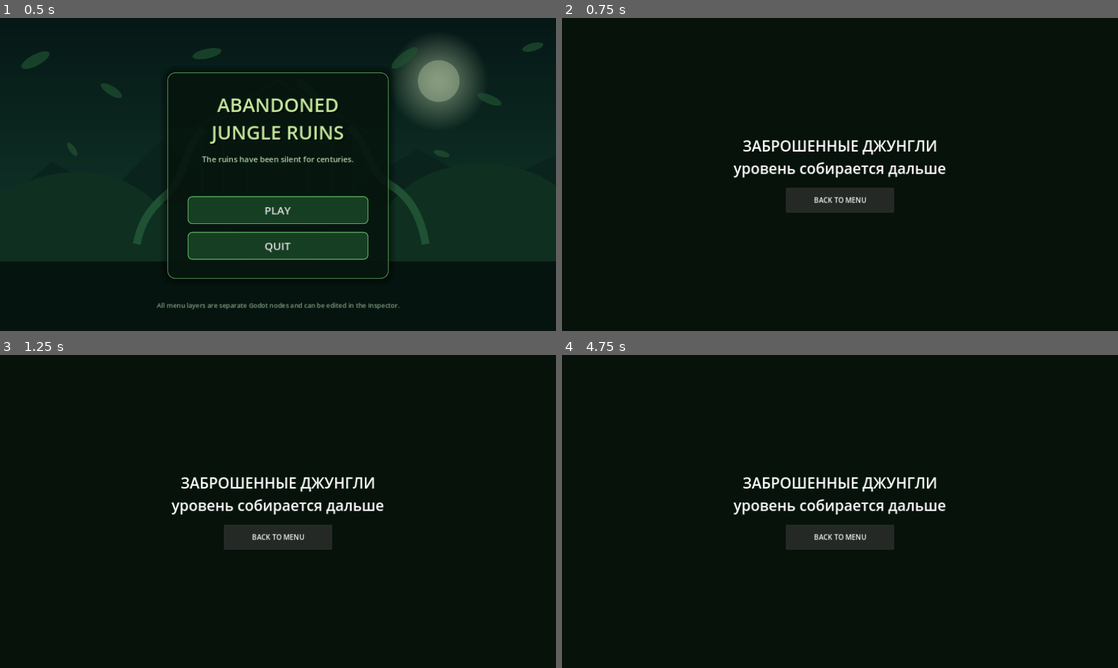
Above: before the commit, frames 1-4 (two rows, left to right).
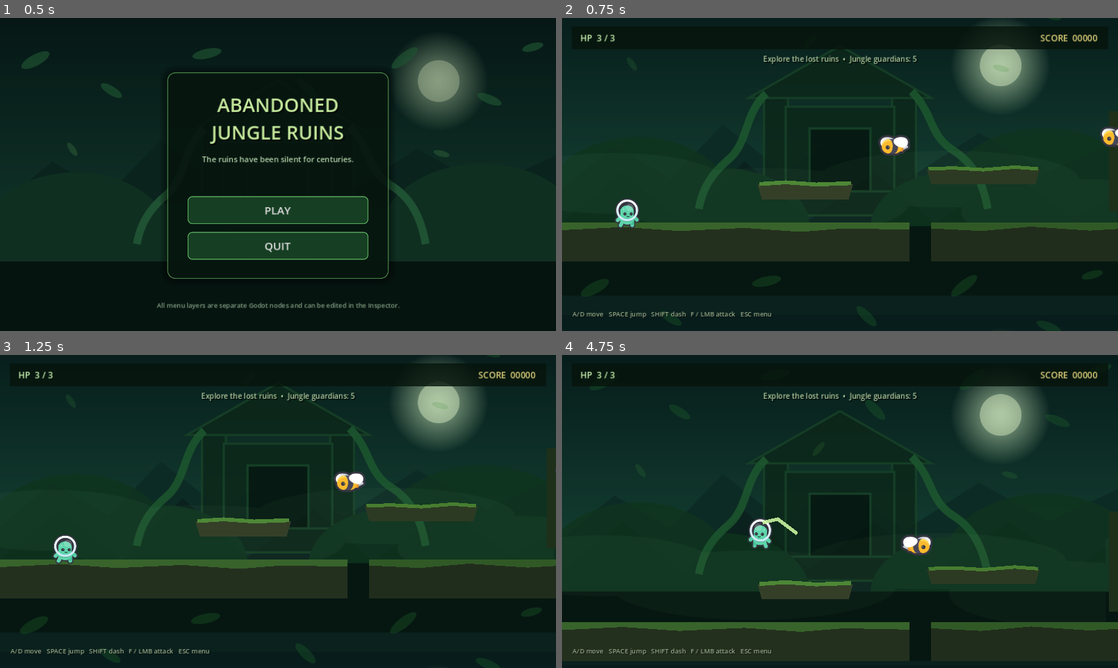
Above: after the commit, the same moments.

Repository: PlanBan/PlanBan
Game: Godot game, scene res://scenes/menu/MainMenu.tscn
Same seed, same stepped clock (60 frames per second), same inputs: the game is played once before the commit and once after it.
Inputs (mouse positions are in pixels of both pictures, inside the frame that each line leads up to):
- Up to frame 1 (0.5 s): no input
- Up to frame 2 (0.75 s): click "PLAY" at 0.5 s
- Up to frame 3 (1.25 s): no input
- Up to frame 4 (4.75 s): click (840, 536) at 1.25 s, where only the run before the commit has a clickable "BACK TO MENU"; click (840, 545) at 2 s, where only the run before the commit has a clickable "PLAY"; hold D (move_right) 2.78-4.28 s; tap F (attack) at 2.85, 4.55 s; tap Space (jump) at 3.02, 3.32, 3.77, 3.8, 4.07, 4.35 s; tap Shift (dash) at 3.05, 3.6 s; hold A (move_left) from 4.28 s (still down)

Frame 1 is identical in both runs. In frame 2, 55% of the frame differs, in the area x 0-100%, y 0-100%; in frame 3, 55%; in frame 4, 62%, in the area x 0-100%, y 2-98%.

Commit message:
Replace placeholder with editable jungle ruins level

Diff:
--- a/AbandonedJungleGame/game/scenes/levels/JungleLevel.tscn
+++ b/AbandonedJungleGame/game/scenes/levels/JungleLevel.tscn
@@ -1,41 +1,389 @@
-[gd_scene load_steps=2 format=3]
-
-[ext_resource type="Script" path="res://scripts/placeholder_level.gd" id="1"]
-
-[node name="JungleLevel" type="Control"]
+[gd_scene load_steps=17 format=3]
+
+[ext_resource type="Script" path="res://scripts/jungle_level.gd" id="1_level"]
+[ext_resource type="PackedScene" path="res://scenes/player/Player.tscn" id="2_player"]
+[ext_resource type="PackedScene" path="res://scenes/enemies/BeeEnemy.tscn" id="3_bee"]
+[ext_resource type="Texture2D" path="res://assets/environment/menu_jungle_far.svg" id="4_far"]
+[ext_resource type="Texture2D" path="res://assets/environment/menu_ruins_mid.svg" id="5_ruins"]
+[ext_resource type="Texture2D" path="res://assets/environment/menu_mist.svg" id="6_mist"]
+[ext_resource type="Texture2D" path="res://assets/environment/menu_leaves.svg" id="7_leaves"]
+
+[sub_resource type="RectangleShape2D" id="Ground800"]
+size = Vector2(800, 90)
+[sub_resource type="RectangleShape2D" id="Ground650"]
+size = Vector2(650, 90)
+[sub_resource type="RectangleShape2D" id="Ground500"]
+size = Vector2(500, 90)
+[sub_resource type="RectangleShape2D" id="Ground550"]
+size = Vector2(550, 90)
+[sub_resource type="RectangleShape2D" id="Ground950"]
+size = Vector2(950, 90)
+[sub_resource type="RectangleShape2D" id="Platform220"]
+size = Vector2(220, 34)
+[sub_resource type="RectangleShape2D" id="Platform260"]
+size = Vector2(260, 34)
+[sub_resource type="RectangleShape2D" id="Platform300"]
+size = Vector2(300, 34)
+[sub_resource type="RectangleShape2D" id="PillarShape"]
+size = Vector2(76, 150)
+
+[node name="JungleLevel" type="Node2D"]
+script = ExtResource("1_level")
+
+[node name="WorldBackground" type="Node2D" parent="."]
+z_index = -20
+
+[node name="Far" type="Parallax2D" parent="WorldBackground"]
+repeat_size = Vector2(1280, 720)
+scroll_scale = Vector2(0.2, 0.2)
+
+[node name="Image" type="Sprite2D" parent="WorldBackground/Far"]
+texture = ExtResource("4_far")
+position = Vector2(640, 360)
+
+[node name="Ruins" type="Parallax2D" parent="WorldBackground"]
+repeat_size = Vector2(1280, 720)
+scroll_scale = Vector2(0.45, 0.45)
+
+[node name="Image" type="Sprite2D" parent="WorldBackground/Ruins"]
+texture = ExtResource("5_ruins")
+position = Vector2(640, 360)
+modulate = Color(0.75, 0.88, 0.72, 0.8)
+
+[node name="Mist" type="Parallax2D" parent="WorldBackground"]
+repeat_size = Vector2(1280, 720)
+scroll_scale = Vector2(0.72, 0.72)
+autoscroll = Vector2(-7, 0)
+
+[node name="Image" type="Sprite2D" parent="WorldBackground/Mist"]
+texture = ExtResource("6_mist")
+position = Vector2(640, 360)
+modulate = Color(0.72, 0.9, 0.76, 0.48)
+
+[node name="TempleSilhouettes" type="Node2D" parent="."]
+z_index = -4
+
+[node name="BrokenTemple" type="Polygon2D" parent="TempleSilhouettes"]
+polygon = PackedVector2Array(1260, 625, 1260, 395, 1320, 395, 1320, 330, 1385, 330, 1385, 395, 1450, 395, 1450, 625)
+color = Color(0.12, 0.19, 0.105, 1)
+
+[node name="ArchLeft" type="Polygon2D" parent="TempleSilhouettes"]
+polygon = PackedVector2Array(2130, 625, 2130, 420, 2205, 370, 2280, 420, 2280, 625, 2240, 625, 2240, 445, 2205, 420, 2170, 445, 2170, 625)
+color = Color(0.105, 0.17, 0.09, 1)
+
+[node name="DeepPillarA" type="Polygon2D" parent="TempleSilhouettes"]
+polygon = PackedVector2Array(2860, 625, 2860, 335, 2940, 335, 2940, 625)
+color = Color(0.09, 0.15, 0.08, 1)
+
+[node name="DeepPillarB" type="Polygon2D" parent="TempleSilhouettes"]
+polygon = PackedVector2Array(3020, 625, 3020, 410, 3100, 410, 3100, 625)
+color = Color(0.09, 0.15, 0.08, 1)
+
+[node name="Terrain" type="Node2D" parent="."]
+
+[node name="Ground01" type="StaticBody2D" parent="Terrain"]
+position = Vector2(400, 695)
+[node name="CollisionShape2D" type="CollisionShape2D" parent="Terrain/Ground01"]
+shape = SubResource("Ground800")
+[node name="Stone" type="Polygon2D" parent="Terrain/Ground01"]
+polygon = PackedVector2Array(-400, -45, 400, -45, 400, 45, -400, 45)
+color = Color(0.145, 0.19, 0.12, 1)
+[node name="Moss" type="Polygon2D" parent="Terrain/Ground01"]
+polygon = PackedVector2Array(-400, -45, 400, -45, 400, -28, 250, -31, 150, -23, 20, -32, -130, -25, -260, -34, -400, -27)
+color = Color(0.22, 0.39, 0.17, 1)
+
+[node name="Ground02" type="StaticBody2D" parent="Terrain"]
+position = Vector2(1175, 695)
+[node name="CollisionShape2D" type="CollisionShape2D" parent="Terrain/Ground02"]
+shape = SubResource("Ground650")
+[node name="Stone" type="Polygon2D" parent="Terrain/Ground02"]
+polygon = PackedVector2Array(-325, -45, 325, -45, 325, 45, -325, 45)
+color = Color(0.13, 0.18, 0.11, 1)
+[node name="Moss" type="Polygon2D" parent="Terrain/Ground02"]
+polygon = PackedVector2Array(-325, -45, 325, -45, 325, -28, 160, -33, 40, -26, -95, -35, -210, -25, -325, -31)
+color = Color(0.19, 0.35, 0.15, 1)
+
+[node name="Ground03" type="StaticBody2D" parent="Terrain"]
+position = Vector2(1800, 695)
+[node name="CollisionShape2D" type="CollisionShape2D" parent="Terrain/Ground03"]
+shape = SubResource("Ground500")
+[node name="Stone" type="Polygon2D" parent="Terrain/Ground03"]
+polygon = PackedVector2Array(-250, -45, 250, -45, 250, 45, -250, 45)
+color = Color(0.155, 0.2, 0.125, 1)
+[node name="Moss" type="Polygon2D" parent="Terrain/Ground03"]
+polygon = PackedVector2Array(-250, -45, 250, -45, 250, -28, 115, -33, 0, -24, -125, -35, -250, -28)
+color = Color(0.24, 0.41, 0.18, 1)
+
+[node name="Ground04" type="StaticBody2D" parent="Terrain"]
+position = Vector2(2375, 695)
+[node name="CollisionShape2D" type="CollisionShape2D" parent="Terrain/Ground04"]
+shape = SubResource("Ground550")
+[node name="Stone" type="Polygon2D" parent="Terrain/Ground04"]
+polygon = PackedVector2Array(-275, -45, 275, -45, 275, 45, -275, 45)
+color = Color(0.13, 0.175, 0.105, 1)
+[node name="Moss" type="Polygon2D" parent="Terrain/Ground04"]
+polygon = PackedVector2Array(-275, -45, 275, -45, 275, -30, 135, -35, -5, -26, -140, -34, -275, -28)
+color = Color(0.18, 0.34, 0.14, 1)
+
+[node name="Ground05" type="StaticBody2D" parent="Terrain"]
+position = Vector2(3125, 695)
+[node name="CollisionShape2D" type="CollisionShape2D" parent="Terrain/Ground05"]
+shape = SubResource("Ground950")
+[node name="Stone" type="Polygon2D" parent="Terrain/Ground05"]
+polygon = PackedVector2Array(-475, -45, 475, -45, 475, 45, -475, 45)
+color = Color(0.145, 0.19, 0.115, 1)
+[node name="Moss" type="Polygon2D" parent="Terrain/Ground05"]
+polygon = PackedVector2Array(-475, -45, 475, -45, 475, -27, 300, -33, 120, -24, -40, -35, -210, -25, -350, -34, -475, -27)
+color = Color(0.21, 0.38, 0.16, 1)
+
+[node name="PlatformA" type="StaticBody2D" parent="Terrain"]
+position = Vector2(560, 580)
+[node name="CollisionShape2D" type="CollisionShape2D" parent="Terrain/PlatformA"]
+shape = SubResource("Platform220")
+[node name="Stone" type="Polygon2D" parent="Terrain/PlatformA"]
+polygon = PackedVector2Array(-110, -17, 110, -17, 100, 17, -100, 17)
+color = Color(0.21, 0.25, 0.16, 1)
+[node name="Moss" type="Line2D" parent="Terrain/PlatformA"]
+points = PackedVector2Array(-106, -18, -45, -22, 25, -17, 105, -20)
+width = 9.0
+default_color = Color(0.3, 0.53, 0.21, 1)
+
+[node name="PlatformB" type="StaticBody2D" parent="Terrain"]
+position = Vector2(970, 545)
+[node name="CollisionShape2D" type="CollisionShape2D" parent="Terrain/PlatformB"]
+shape = SubResource("Platform260")
+[node name="Stone" type="Polygon2D" parent="Terrain/PlatformB"]
+polygon = PackedVector2Array(-130, -17, 130, -17, 120, 17, -120, 17)
+color = Color(0.18, 0.23, 0.14, 1)
+[node name="Moss" type="Line2D" parent="Terrain/PlatformB"]
+points = PackedVector2Array(-126, -18, -70, -20, 0, -16, 72, -22, 126, -18)
+width = 8.0
+default_color = Color(0.28, 0.49, 0.19, 1)
+
+[node name="PlatformC" type="StaticBody2D" parent="Terrain"]
+position = Vector2(1400, 575)
+[node name="CollisionShape2D" type="CollisionShape2D" parent="Terrain/PlatformC"]
+shape = SubResource("Platform220")
+[node name="Stone" type="Polygon2D" parent="Terrain/PlatformC"]
+polygon = PackedVector2Array(-110, -17, 110, -17, 100, 17, -100, 17)
+color = Color(0.2, 0.24, 0.15, 1)
+[node name="Moss" type="Line2D" parent="Terrain/PlatformC"]
+points = PackedVector2Array(-106, -18, -30, -21, 35, -16, 106, -20)
+width = 9.0
+default_color = Color(0.27, 0.48, 0.19, 1)
+
+[node name="PlatformD" type="StaticBody2D" parent="Terrain"]
+position = Vector2(1780, 535)
+[node name="CollisionShape2D" type="CollisionShape2D" parent="Terrain/PlatformD"]
+shape = SubResource("Platform300")
+[node name="Stone" type="Polygon2D" parent="Terrain/PlatformD"]
+polygon = PackedVector2Array(-150, -17, 150, -17, 140, 17, -140, 17)
+color = Color(0.18, 0.22, 0.135, 1)
+[node name="Moss" type="Line2D" parent="Terrain/PlatformD"]
+points = PackedVector2Array(-145, -18, -80, -22, -5, -16, 72, -21, 145, -18)
+width = 8.0
+default_color = Color(0.3, 0.5, 0.2, 1)
+
+[node name="PlatformE" type="StaticBody2D" parent="Terrain"]
+position = Vector2(2240, 575)
+[node name="CollisionShape2D" type="CollisionShape2D" parent="Terrain/PlatformE"]
+shape = SubResource("Platform260")
+[node name="Stone" type="Polygon2D" parent="Terrain/PlatformE"]
+polygon = PackedVector2Array(-130, -17, 130, -17, 120, 17, -120, 17)
+color = Color(0.19, 0.24, 0.145, 1)
+[node name="Moss" type="Line2D" parent="Terrain/PlatformE"]
+points = PackedVector2Array(-126, -18, -55, -21, 20, -16, 126, -20)
+width = 9.0
+default_color = Color(0.27, 0.49, 0.18, 1)
+
+[node name="PlatformF" type="StaticBody2D" parent="Terrain"]
+position = Vector2(2680, 535)
+[node name="CollisionShape2D" type="CollisionShape2D" parent="Terrain/PlatformF"]
+shape = SubResource("Platform260")
+[node name="Stone" type="Polygon2D" parent="Terrain/PlatformF"]
+polygon = PackedVector2Array(-130, -17, 130, -17, 120, 17, -120, 17)
+color = Color(0.17, 0.22, 0.13, 1)
+[node name="Moss" type="Line2D" parent="Terrain/PlatformF"]
+points = PackedVector2Array(-126, -18, -60, -22, 5, -16, 82, -22, 126, -18)
+width = 8.0
+default_color = Color(0.28, 0.5, 0.19, 1)
+
+[node name="PlatformG" type="StaticBody2D" parent="Terrain"]
+position = Vector2(3130, 570)
+[node name="CollisionShape2D" type="CollisionShape2D" parent="Terrain/PlatformG"]
+shape = SubResource("Platform300")
+[node name="Stone" type="Polygon2D" parent="Terrain/PlatformG"]
+polygon = PackedVector2Array(-150, -17, 150, -17, 140, 17, -140, 17)
+color = Color(0.19, 0.235, 0.14, 1)
+[node name="Moss" type="Line2D" parent="Terrain/PlatformG"]
+points = PackedVector2Array(-145, -18, -70, -22, 10, -16, 90, -21, 145, -18)
+width = 9.0
+default_color = Color(0.29, 0.51, 0.2, 1)
+
+[node name="Pillar01" type="StaticBody2D" parent="Terrain"]
+position = Vector2(1510, 575)
+[node name="CollisionShape2D" type="CollisionShape2D" parent="Terrain/Pillar01"]
+shape = SubResource("PillarShape")
+[node name="Stone" type="Polygon2D" parent="Terrain/Pillar01"]
+polygon = PackedVector2Array(-38, -75, 38, -75, 38, 75, -38, 75)
+color = Color(0.16, 0.2, 0.13, 1)
+[node name="Crack" type="Line2D" parent="Terrain/Pillar01"]
+points = PackedVector2Array(-15, -60, 12, -25, -8, 8, 18, 42)
+width = 5.0
+default_color = Color(0.07, 0.11, 0.07, 0.8)
+[node name="Vine" type="Line2D" parent="Terrain/Pillar01"]
+points = PackedVector2Array(30, -70, 24, -22, 35, 18, 26, 62)
+width = 6.0
+default_color = Color(0.18, 0.42, 0.16, 1)
+
+[node name="Pillar02" type="StaticBody2D" parent="Terrain"]
+position = Vector2(2890, 575)
+[node name="CollisionShape2D" type="CollisionShape2D" parent="Terrain/Pillar02"]
+shape = SubResource("PillarShape")
+[node name="Stone" type="Polygon2D" parent="Terrain/Pillar02"]
+polygon = PackedVector2Array(-38, -75, 38, -75, 38, 75, -38, 75)
+color = Color(0.15, 0.195, 0.12, 1)
+[node name="Vine" type="Line2D" parent="Terrain/Pillar02"]
+points = PackedVector2Array(-30, -70, -25, -35, -34, 0, -20, 55)
+width = 7.0
+default_color = Color(0.17, 0.4, 0.15, 1)
+
+[node name="Actors" type="Node2D" parent="."]
+
+[node name="Player" parent="Actors" instance=ExtResource("2_player")]
+position = Vector2(150, 645)
+respawn_position = Vector2(150, 645)
+
+[node name="Bee01" parent="Actors" instance=ExtResource("3_bee")]
+position = Vector2(760, 475)
+patrol_half_width = 180.0
+
+[node name="Bee02" parent="Actors" instance=ExtResource("3_bee")]
+position = Vector2(1270, 455)
+patrol_half_width = 210.0
+chase_speed = 150.0
+
+[node name="Bee03" parent="Actors" instance=ExtResource("3_bee")]
+position = Vector2(1940, 445)
+patrol_half_width = 190.0
+
+[node name="Bee04" parent="Actors" instance=ExtResource("3_bee")]
+position = Vector2(2520, 450)
+patrol_half_width = 240.0
+chase_speed = 155.0
+
+[node name="Bee05" parent="Actors" instance=ExtResource("3_bee")]
+position = Vector2(3260, 430)
+patrol_half_width = 210.0
+max_hp = 3
+score_value = 250
+
+[node name="ForegroundLeaves" type="Parallax2D" parent="."]
+z_index = 20
+repeat_size = Vector2(1280, 720)
+scroll_scale = Vector2(1.08, 1.08)
+autoscroll = Vector2(5, 1)
+
+[node name="Image" type="Sprite2D" parent="ForegroundLeaves"]
+texture = ExtResource("7_leaves")
+position = Vector2(640, 360)
+modulate = Color(0.74, 0.92, 0.67, 0.52)
+
+[node name="HUD" type="CanvasLayer" parent="."]
+layer = 50
+
+[node name="TopBar" type="ColorRect" parent="HUD"]
+offset_left = 22.0
+offset_top = 20.0
+offset_right = 1258.0
+offset_bottom = 72.0
+color = Color(0.025, 0.08, 0.045, 0.82)
+
+[node name="HP" type="Label" parent="HUD/TopBar"]
+offset_left = 20.0
+offset_top = 12.0
+offset_right = 235.0
+offset_bottom = 45.0
+theme_override_colors/font_color = Color(0.78, 0.94, 0.68, 1)
+theme_override_font_sizes/font_size = 20
+text = "HP  3 / 3"
+
+[node name="Score" type="Label" parent="HUD/TopBar"]
+offset_left = 970.0
+offset_top = 12.0
+offset_right = 1210.0
+offset_bottom = 45.0
+theme_override_colors/font_color = Color(0.88, 0.82, 0.48, 1)
+theme_override_font_sizes/font_size = 20
+text = "SCORE  00000"
+horizontal_alignment = 2
+
+[node name="Objective" type="Label" parent="HUD"]
+offset_left = 250.0
+offset_top = 82.0
+offset_right = 1030.0
+offset_bottom = 116.0
+theme_override_colors/font_color = Color(0.72, 0.85, 0.66, 0.95)
+theme_override_colors/font_shadow_color = Color(0, 0, 0, 0.8)
+theme_override_constants/shadow_offset_x = 2
+theme_override_constants/shadow_offset_y = 2
+theme_override_font_sizes/font_size = 17
+text = "Explore the lost ruins"
+horizontal_alignment = 1
+
+[node name="Controls" type="Label" parent="HUD"]
+offset_left = 24.0
+offset_top = 670.0
+offset_right = 750.0
+offset_bottom = 706.0
+theme_override_colors/font_color = Color(0.72, 0.83, 0.67, 0.82)
+theme_override_colors/font_shadow_color = Color(0, 0, 0, 0.8)
+theme_override_font_sizes/font_size = 15
+text = "A/D move   SPACE jump   SHIFT dash   F / LMB attack   ESC menu"
+
+[node name="GameOver" type="Control" parent="HUD"]
+visible = false
 layout_mode = 3
 anchors_preset = 15
 anchor_right = 1.0
 anchor_bottom = 1.0
 grow_horizontal = 2
 grow_vertical = 2
-script = ExtResource("1")
-
-[node name="Background" type="ColorRect" parent="."]
+
+[node name="Dark" type="ColorRect" parent="HUD/GameOver"]
 layout_mode = 1
 anchors_preset = 15
 anchor_right = 1.0
 anchor_bottom = 1.0
 grow_horizontal = 2
 grow_vertical = 2
-color = Color(0.025, 0.07, 0.04, 1)
-
-[node name="Label" type="Label" parent="."]
-layout_mode = 0
-offset_left = 340.0
-offset_top = 270.0
-offset_right = 940.0
-offset_bottom = 345.0
-theme_override_font_sizes/font_size = 34
-text = "ЗАБРОШЕННЫЕ ДЖУНГЛИ\nуровень собирается дальше"
+color = Color(0.01, 0.02, 0.012, 0.78)
+
+[node name="Title" type="Label" parent="HUD/GameOver"]
+offset_left = 390.0
+offset_top = 225.0
+offset_right = 890.0
+offset_bottom = 290.0
+theme_override_colors/font_color = Color(0.83, 0.91, 0.62, 1)
+theme_override_font_sizes/font_size = 42
+text = "LOST TO THE JUNGLE"
 horizontal_alignment = 1
 
-[node name="Back" type="Button" parent="."]
-layout_mode = 0
-offset_left = 515.0
-offset_top = 390.0
-offset_right = 765.0
-offset_bottom = 448.0
-text = "BACK TO MENU"
-
-[connection signal="pressed" from="Back" to="." method="_on_back_pressed"]
+[node name="Restart" type="Button" parent="HUD/GameOver"]
+offset_left = 465.0
+offset_top = 330.0
+offset_right = 815.0
+offset_bottom = 390.0
+theme_override_font_sizes/font_size = 21
+text = "RESTART"
+
+[node name="Menu" type="Button" parent="HUD/GameOver"]
+offset_left = 465.0
+offset_top = 410.0
+offset_right = 815.0
+offset_bottom = 470.0
+theme_override_font_sizes/font_size = 21
+text = "MAIN MENU"
+
+[connection signal="pressed" from="HUD/GameOver/Restart" to="." method="_on_restart_pressed"]
+[connection signal="pressed" from="HUD/GameOver/Menu" to="." method="_on_menu_pressed"]
